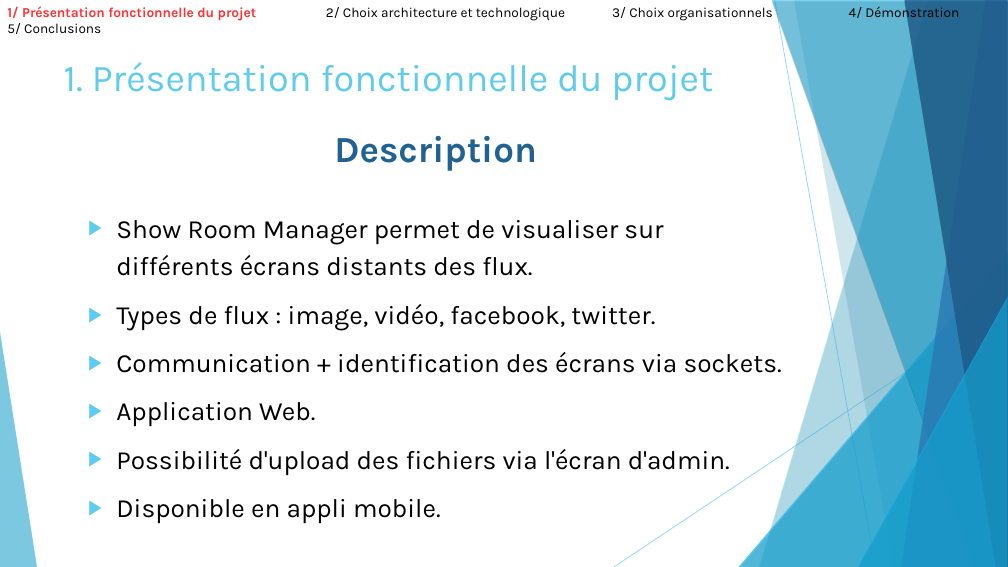
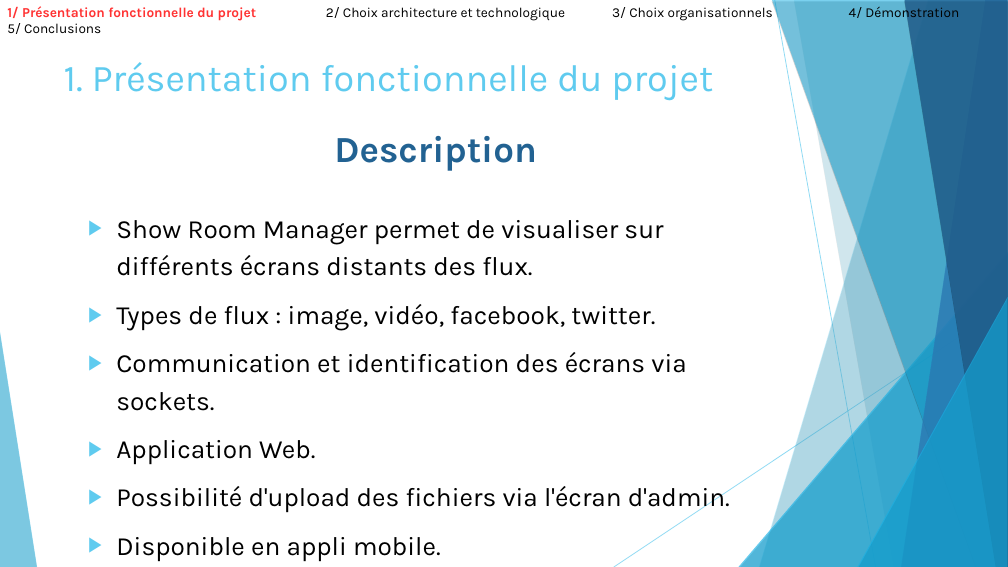
Before and after one commit to ComeBurguburu/AmbianceShowRoom, a slide deck: slide 3 of docs/Presentation orale.odp. Drawn at 1008x567 pixels with LibreOffice and Linux fonts; fonts in the diff are those of the drawing. Boxes give left, top, right and bottom in pixels: in the first picture for what was removed or moved away, otherwise in the second. Text is boxed around its words. In the diff, an @@ line names an element or a change of style, - is before the commit and + after.

```diff
--- a/docs/Presentation orale.odp
+++ b/docs/Presentation orale.odp
@@ text at (116,352,686,411): text changed @@
-▶ Communication + identification des écrans via sockets.
+▶ Communication et identification des écrans via sockets.
```
Also in this commit, not shown: 3 other slides changed, 7 slides added, 2 other files.
